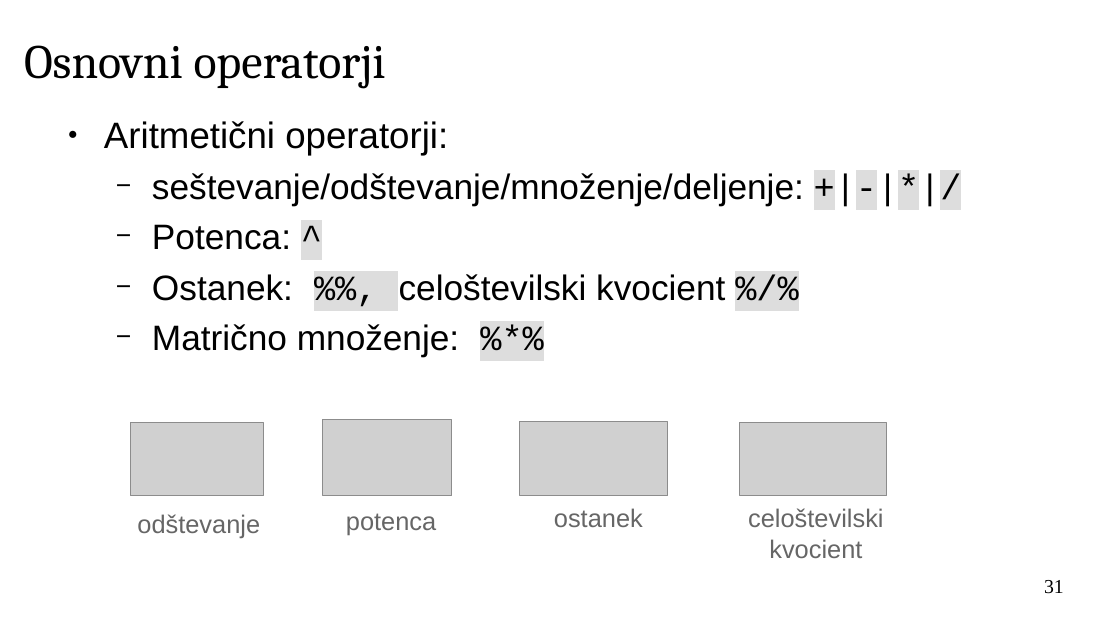
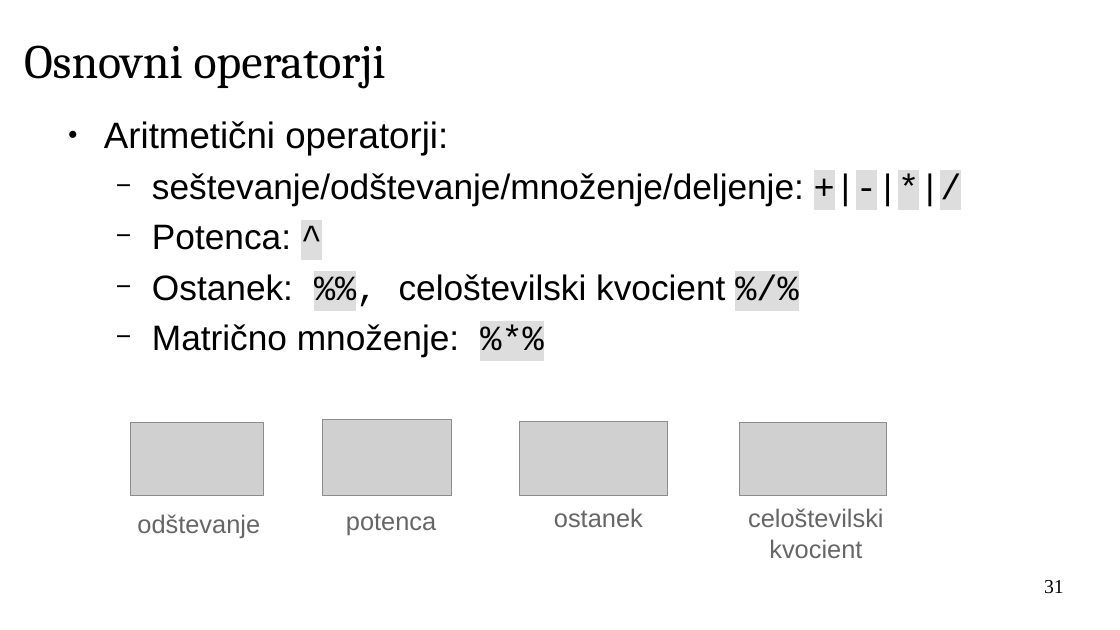
Before and after one commit to janaobsteter/R_tecaj, a slide deck: slide 31 of IT_Rtecaj_ModulA.odp. Drawn at 1120x630 pixels with LibreOffice and Linux fonts; fonts in the diff are those of the drawing; grey boxes stand for pictures; background and template pictures are left out. Boxes give left, top, right and bottom in pixels: in the first picture for what was removed or moved away, otherwise in the second. Text is boxed around its words. In the diff, an @@ line names an element or a change of style, - is before the commit and + after.

```diff
--- a/IT_Rtecaj_ModulA.odp
+++ b/IT_Rtecaj_ModulA.odp
@@ text at <box>152,274,725,301</box>: highlight #DDDDDD to none in "%%," @@
```
Also in this commit, not shown: 7 other slides changed, 3 other files.
